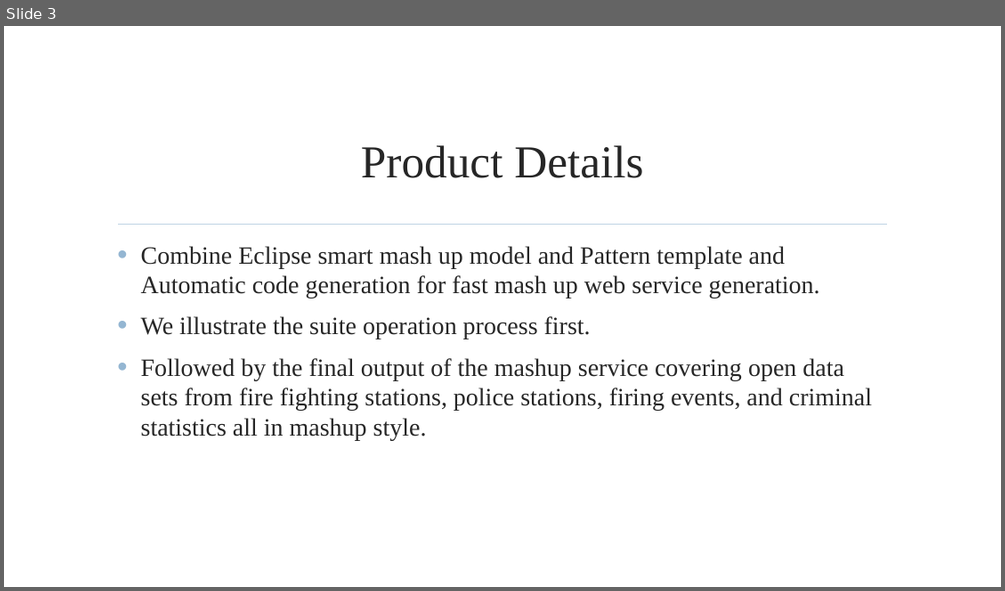
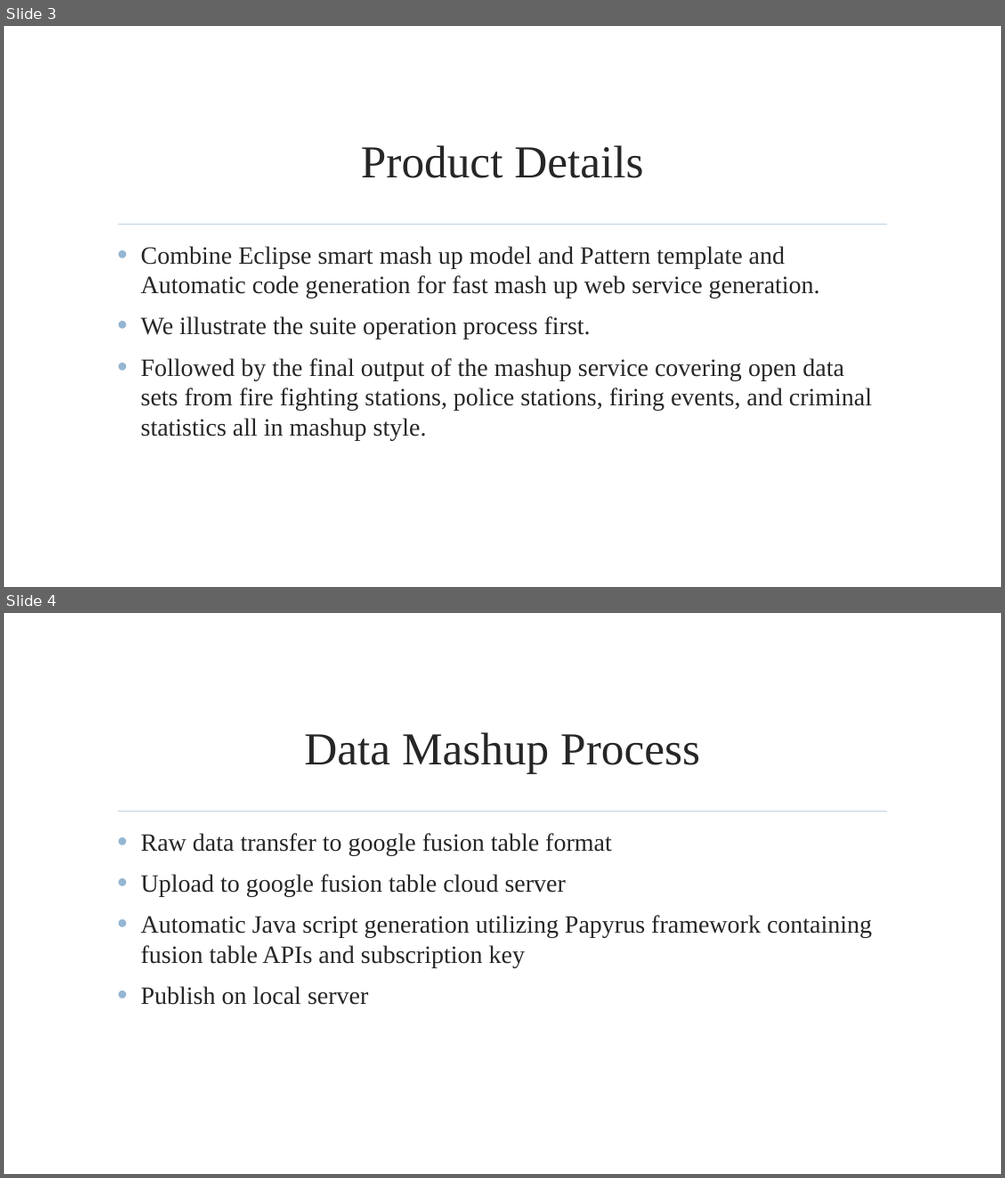
Before and after one commit to 482170765/Mashup-King, a slide deck: 簡報_MashupKing.pptx. Shown one above the other, each under a label of ours: slide 3 before the commit, slides 3 and 4 after it. The pictures are 1005x591 and 1005x1178 pixels, drawn with LibreOffice and Linux fonts; fonts in the diff are those of the drawing; background and template pictures are left out. Boxes give left, top, right and bottom in pixels: in the first picture for what was removed or moved away, otherwise in the second. Text is boxed around its words. In the diff, an @@ line names an element or a change of style, - is before the commit and + after.

```diff
--- a/簡報_MashupKing.pptx
+++ b/簡報_MashupKing.pptx
@@ slide 4 added at <box>4,613,1001,1174</box>, background picture (left out); not listed: 1 template element that a slide beside it also shows @@
@@ title added at <box>304,732,700,774</box>, 44 pt, text #262626 @@
+Data Mashup Process
@@ text added at <box>141,833,872,1005</box>, 24 pt, text #262626 @@
+• Raw data transfer to google fusion table format
+• Upload to google fusion table cloud server
+• Automatic Java script generation utilizing Papyrus framework containing fusion table APIs and subscription key
+• Publish on local server
```
